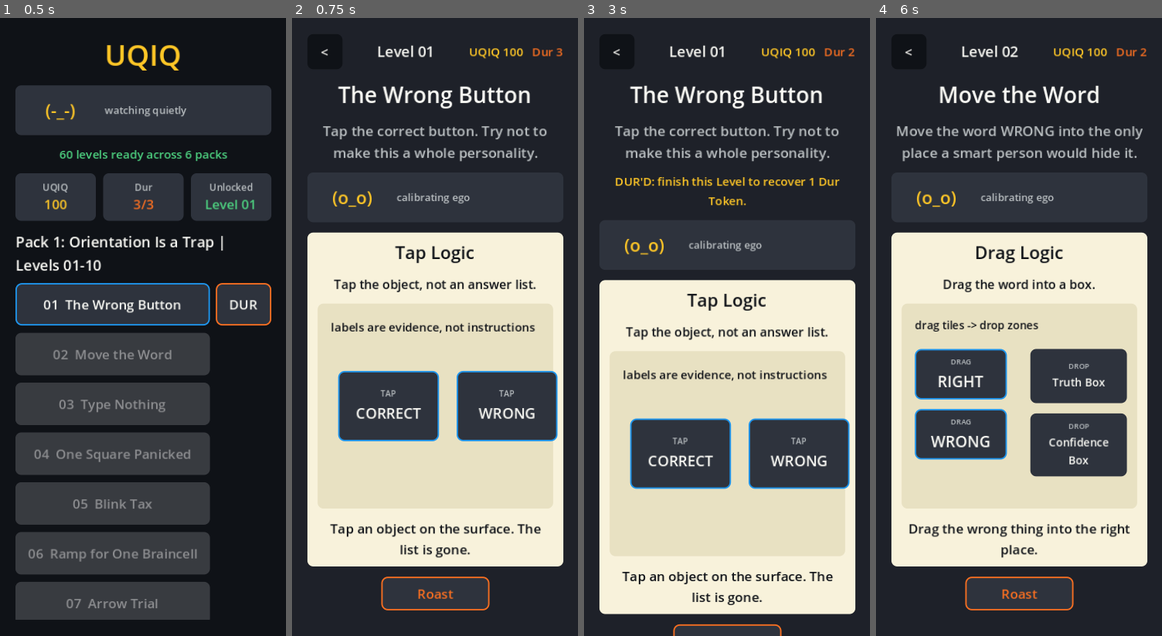
Above: before the commit, frames 1-4 (left to right).
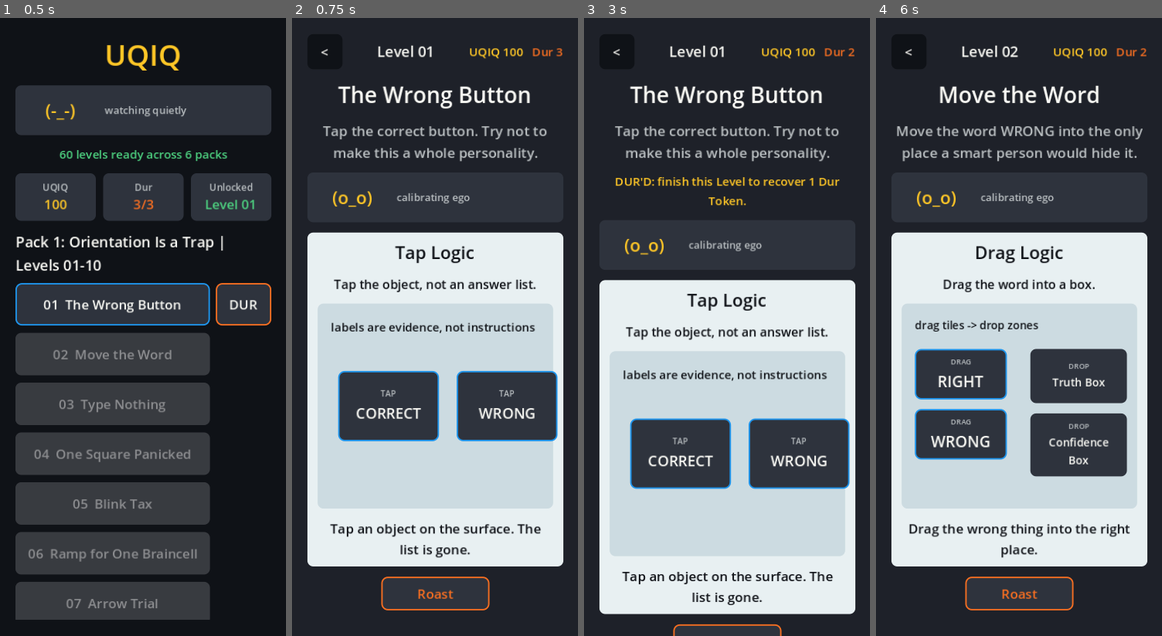
Above: after the commit, the same moments.

Repository: scwlkr/UQIQ
Game: Godot game, scene res://scenes/Main.tscn
Same seed, same stepped clock (60 frames per second), same inputs: the game is played once before the commit and once after it.
Inputs:
- Up to frame 1 (0.5 s): no input
- Up to frame 2 (0.75 s): click "01 The Wrong Button" at 0.5 s
- Up to frame 3 (3 s): click "<" at 1.25 s; click "DUR" at 2 s; click "01 The Wrong Button | DUR'D -…" at 2.75 s
- Up to frame 4 (6 s): click "<" at 3.5 s; click "01 The Wrong Button | DUR'D -…" at 4.25 s; click "<" at 5 s; click "02 Move the Word" at 5.75 s

Frame 1 is identical in both runs. In frame 2, 19% of the frame differs, in the area x 8-92%, y 46-80%; in frame 3, 19%; in frame 4, 15%.

Commit message:
Cool shared playfield palette

Diff:
--- a/scripts/main.gd
+++ b/scripts/main.gd
@@ -5,7 +5,8 @@
 const DeviceSmokeRunnerScript := preload("res://scripts/device_smoke_runner.gd")
 
 const COLOR_INK := Color(0.06, 0.07, 0.09)
-const COLOR_PAPER := Color(0.97, 0.95, 0.86)
+const COLOR_PAPER := Color(0.91, 0.94, 0.95)
+const COLOR_PLAYFIELD := Color(0.80, 0.86, 0.88)
 const COLOR_PANEL := Color(0.12, 0.13, 0.16)
 const COLOR_PANEL_ALT := Color(0.18, 0.20, 0.24)
 const COLOR_YELLOW := Color(1.00, 0.78, 0.15)
@@ -986,7 +987,7 @@
 	surface.name = "tap_scene_surface"
 	surface.custom_minimum_size = Vector2(0, 280)
 	surface.size_flags_horizontal = Control.SIZE_EXPAND_FILL
-	surface.add_theme_stylebox_override("panel", _flat_box(Color(0.91, 0.88, 0.76), 8))
+	surface.add_theme_stylebox_override("panel", _flat_box(COLOR_PLAYFIELD, 8))
 	stage_box.add_child(surface)
 
 	var hint := _new_label("labels are evidence, not instructions", 16, COLOR_INK)
@@ -1014,7 +1015,7 @@
 	playfield.name = "drag_playfield"
 	playfield.custom_minimum_size = Vector2(0, 280)
 	playfield.size_flags_horizontal = Control.SIZE_EXPAND_FILL
-	playfield.add_theme_stylebox_override("panel", _flat_box(Color(0.91, 0.88, 0.76), 8))
+	playfield.add_theme_stylebox_override("panel", _flat_box(COLOR_PLAYFIELD, 8))
 	stage_box.add_child(playfield)
 
 	var hint := _new_label("drag tiles -> drop zones", 15, COLOR_INK)
@@ -1077,7 +1078,7 @@
 	surface.name = "text_tile_surface"
 	surface.custom_minimum_size = Vector2(0, 260)
 	surface.size_flags_horizontal = Control.SIZE_EXPAND_FILL
-	surface.add_theme_stylebox_override("panel", _flat_box(Color(0.91, 0.88, 0.76), 8))
+	surface.add_theme_stylebox_override("panel", _flat_box(COLOR_PLAYFIELD, 8))
 	stage_box.add_child(surface)
 
 	var prompt_label := _new_label("answer slot", 15, COLOR_INK)
@@ -1215,7 +1216,7 @@
 	surface.name = "memory_tile_surface"
 	surface.custom_minimum_size = Vector2(0, 312)
 	surface.size_flags_horizontal = Control.SIZE_EXPAND_FILL
-	surface.add_theme_stylebox_override("panel", _flat_box(Color(0.91, 0.88, 0.76), 8))
+	surface.add_theme_stylebox_override("panel", _flat_box(COLOR_PLAYFIELD, 8))
 	stage_box.add_child(surface)
 
 	var flash_label := _new_label("flash order: %s" % "  ".join(_string_array(_rules().get("flash_items", []))), 16, COLOR_INK)
@@ -1329,7 +1330,7 @@
 	surface.name = "physics_draw_surface"
 	surface.custom_minimum_size = Vector2(0, 280)
 	surface.size_flags_horizontal = Control.SIZE_EXPAND_FILL
-	surface.add_theme_stylebox_override("panel", _flat_box(Color(0.91, 0.88, 0.76), 8))
+	surface.add_theme_stylebox_override("panel", _flat_box(COLOR_PLAYFIELD, 8))
 	surface.mouse_filter = Control.MOUSE_FILTER_STOP
 	surface.gui_input.connect(Callable(self, "_handle_physics_surface_input").bind(surface))
 	stage_box.add_child(surface)
@@ -1395,7 +1396,7 @@
 func _render_physics_draw_choice_fallback(stage_box: VBoxContainer) -> void:
 	var surface := PanelContainer.new()
 	surface.size_flags_horizontal = Control.SIZE_EXPAND_FILL
-	surface.add_theme_stylebox_override("panel", _flat_box(Color(0.91, 0.88, 0.76), 8))
+	surface.add_theme_stylebox_override("panel", _flat_box(COLOR_PLAYFIELD, 8))
 	stage_box.add_child(surface)
 
 	var surface_box := VBoxContainer.new()
Binary file changed: docs/app-store/screenshots/02_level_01_play.png
Binary file changed: docs/app-store/screenshots/03_pattern_grid.png
Binary file changed: docs/app-store/screenshots/04_memory_flash.png
Binary file changed: docs/app-store/screenshots/05_physics_draw.png
Binary file changed: docs/app-store/screenshots/07_drag_logic.png
Binary file changed: docs/app-store/screenshots/08_text_trap.png
Not shown, changed: docs/RELEASE_STATUS.md
